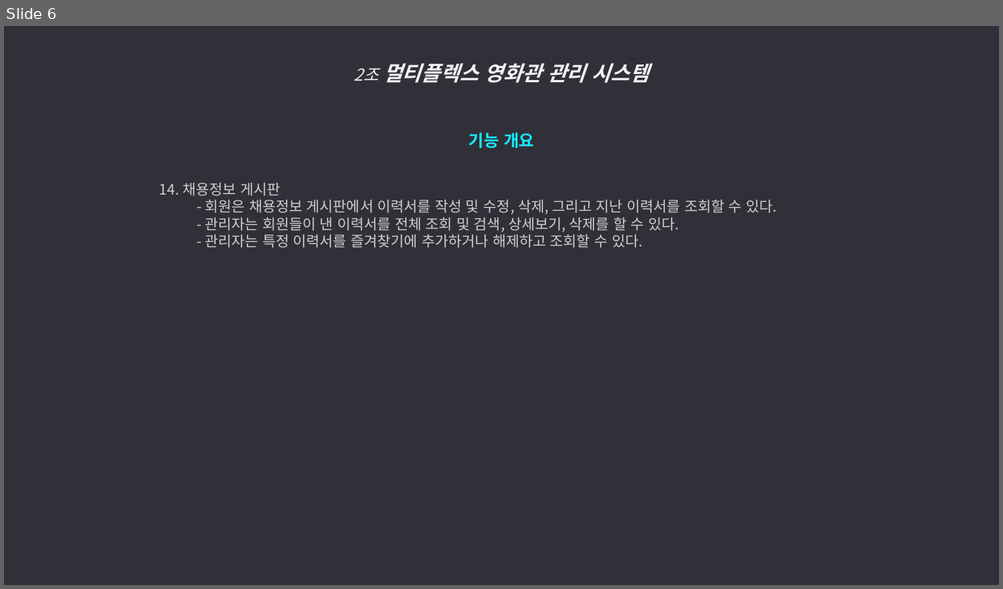
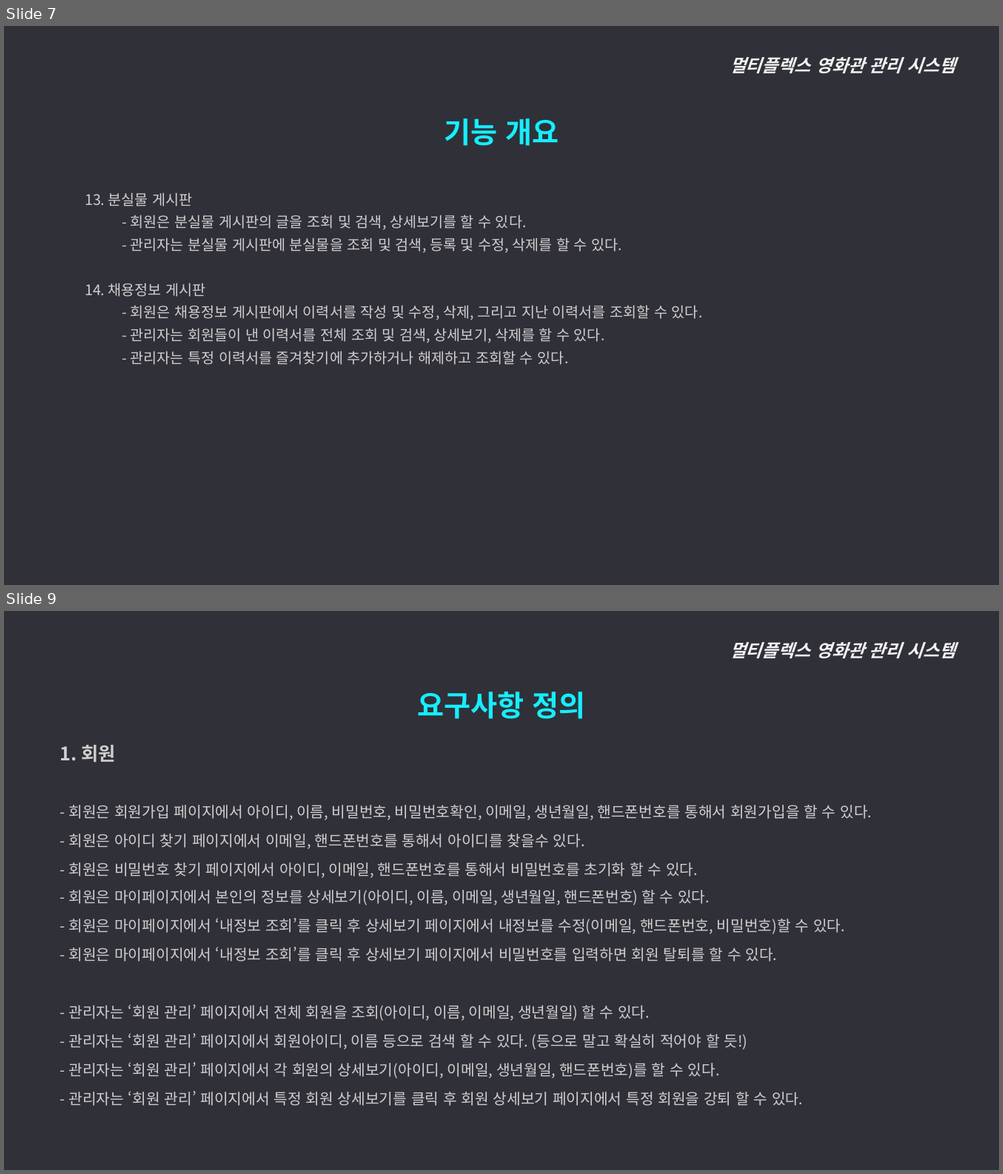
Before and after one commit to ywc-412/MultiplexTeamProject, a slide deck: 2조 시스템개요, 요구사항 정의.pptx. Shown one above the other, each under a label of ours: slide 6 before the commit, slides 7 and 9 after it; the slides between them are not shown. The pictures are 1003x589 and 1003x1174 pixels, drawn with LibreOffice and Linux fonts; fonts in the diff are those of the drawing. Boxes give left, top, right and bottom in pixels: in the first picture for what was removed or moved away, otherwise in the second. Text is boxed around its words. In the diff, an @@ line names an element or a change of style, - is before the commit and + after.

Commit message:
요구사항정의 추가

```diff
--- a/2조 시스템개요, 요구사항 정의.pptx
+++ b/2조 시스템개요, 요구사항 정의.pptx
@@ slide 9 added at (4, 611, 999, 1170), background #303038 @@
@@ text added at (729, 642, 955, 658), 17 pt, text #F2F2F2, bold, italic @@
+멀티플렉스 영화관 관리 시스템
@@ text added at (417, 692, 585, 719), 28 pt, text #15EEFF, bold @@
+요구사항 정의
@@ text added at (60, 745, 871, 1106), 14.5 pt, text #D0CECE @@
+  1. 회원
+  - 회원은 회원가입 페이지에서 아이디, 이름, 비밀번호, 비밀번호확인, 이메일, 생년월일, 핸드폰번호를 통해서 회원가입을 할 수 있다.
+  - 회원은 아이디 찾기 페이지에서 이메일, 핸드폰번호를 통해서 아이디를 찾을수 있다.
+  - 회원은 비밀번호 찾기 페이지에서 아이디, 이메일, 핸드폰번호를 통해서 비밀번호를 초기화 할 수 있다.
+  - 회원은 마이페이지에서 본인의 정보를 상세보기(아이디, 이름, 이메일, 생년월일, 핸드폰번호) 할 수 있다.
+  - 회원은 마이페이지에서 ‘내정보 조회’를 클릭 후 상세보기 페이지에서 내정보를 수정(이메일, 핸드폰번호, 비밀번호)할 수 있다.
+  - 회원은 마이페이지에서 ‘내정보 조회’를 클릭 후 상세보기 페이지에서 비밀번호를 입력하면 회원 탈퇴를 할 수 있다.
+  - 관리자는 ‘회원 관리’ 페이지에서 전체 회원을 조회(아이디, 이름, 이메일, 생년월일) 할 수 있다.
+  - 관리자는 ‘회원 관리’ 페이지에서 회원아이디, 이름 등으로 검색 할 수 있다. (등으로 말고 확실히 적어야 할 듯!)
+  - 관리자는 ‘회원 관리’ 페이지에서 각 회원의 상세보기(아이디, 이메일, 생년월일, 핸드폰번호)를 할 수 있다.
+  - 관리자는 ‘회원 관리’ 페이지에서 특정 회원 상세보기를 클릭 후 회원 상세보기 페이지에서 특정 회원을 강퇴 할 수 있다.
@@ what was slide 6 is now slide 7 @@
@@ slide 7 changed as well @@
@@ text at (729, 57, 955, 73): text changed; size 20 to 17 pt @@
-2조 멀티플렉스 영화관 관리 시스템
+멀티플렉스 영화관 관리 시스템
@@ text added at (444, 118, 558, 146), 28 pt, text #15EEFF, bold @@
+기능 개요
@@ text "13. 분실물 게시판": place and size @@
-text "13. 분실물 게시판" at (159, 133, 777, 248)
+text "13. 분실물 게시판" at (85, 193, 703, 365)
@@ text at (85, 193, 622, 253): text changed; size 16 to 14 pt; text colour #15EEFF to #D0CECE; bold off @@
-기능 개요
+  13. 분실물 게시판
+    - 회원은 분실물 게시판의 글을 조회 및 검색, 상세보기를 할 수 있다.
+    - 관리자는 분실물 게시판에 분실물을 조회 및 검색, 등록 및 수정, 삭제를 할 수 있다.
@@ text at (85, 284, 703, 365): list level 4 to 2 in "14. 채용정보 게시판"; line spacing 1 to 1.3; list level 5 to 3 in "- 회원은 채용정보 게시판에서 이력서를 ..."; list level 5 to 3 in "- 관리자는 회원들이 낸 이력서를 ..."; list level 5 to 3 in "- 관리자는 특정 이력서를 즐겨찾기에 ..." @@
```
Also in this commit, not shown: 5 other slides changed, 10 other slides added, 1 other file.
